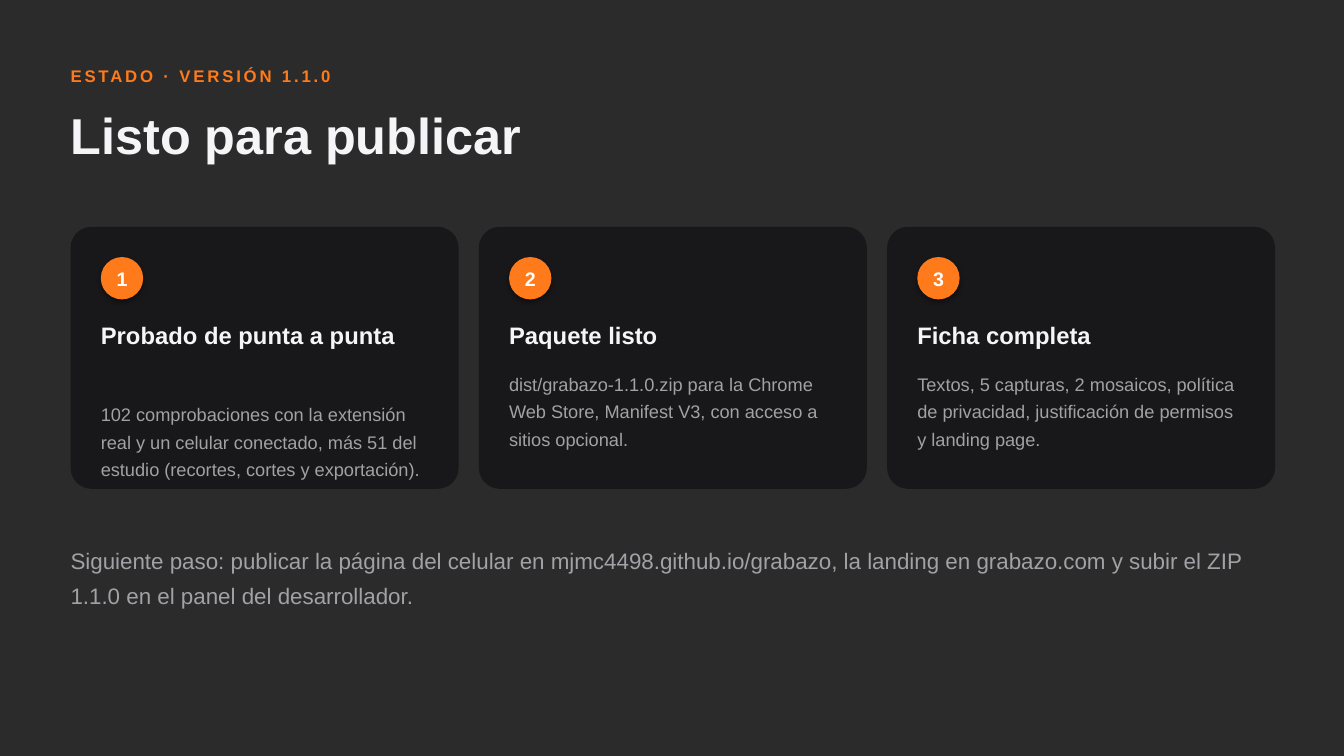
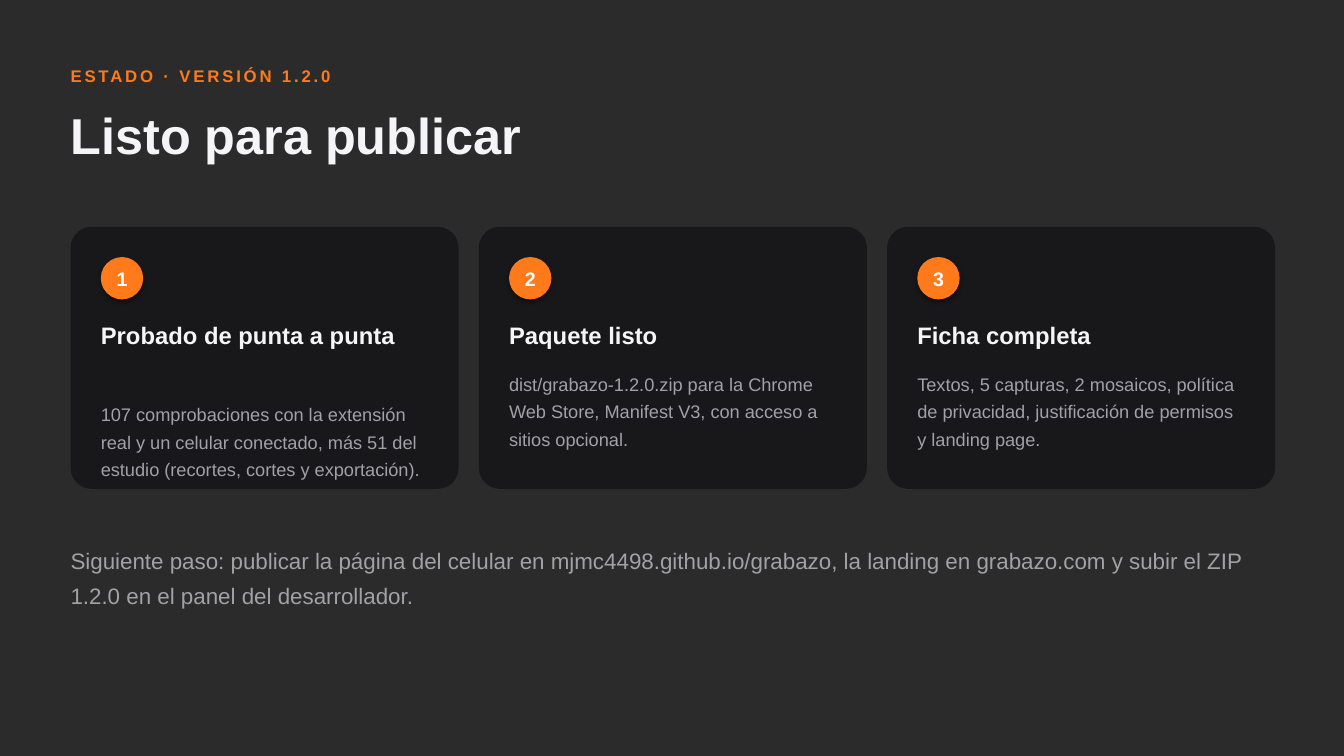
Before and after one commit to mjmc4498/grabazo, a slide deck: slide 14 of presentacion/grabazo.pptx. Drawn at 1344x756 pixels with LibreOffice and Linux fonts; fonts in the diff are those of the drawing; background and template pictures are left out; a plain dark background stands for a picture behind light text. Boxes give left, top, right and bottom in pixels: in the first picture for what was removed or moved away, otherwise in the second. Text is boxed around its words. In the diff, an @@ line names an element or a change of style, - is before the commit and + after.

```diff
--- a/presentacion/grabazo.pptx
+++ b/presentacion/grabazo.pptx
@@ text at <box>282,70,330,82</box>: text changed @@
-ESTADO · VERSIÓN 1.1.0
+ESTADO · VERSIÓN 1.2.0
@@ text at <box>509,378,817,450</box>: text changed @@
-dist/grabazo-1.1.0.zip para la Chrome Web Store, Manifest V3, con acceso a sitios opcional.
+dist/grabazo-1.2.0.zip para la Chrome Web Store, Manifest V3, con acceso a sitios opcional.
@@ text at <box>101,407,420,480</box>: text changed @@
-102 comprobaciones con la extensión real y un celular conectado, más 51 del estudio (recortes, cortes y exportación).
+107 comprobaciones con la extensión real y un celular conectado, más 51 del estudio (recortes, cortes y exportación).
@@ text at <box>71,552,1242,609</box>: text changed @@
-Siguiente paso: publicar la página del celular en mjmc4498.github.io/grabazo, la landing en grabazo.com y subir el ZIP 1.1.0 en el panel del desarrollador.
+Siguiente paso: publicar la página del celular en mjmc4498.github.io/grabazo, la landing en grabazo.com y subir el ZIP 1.2.0 en el panel del desarrollador.
```
Also in this commit, not shown: 3 other slides changed, 59 other files.
